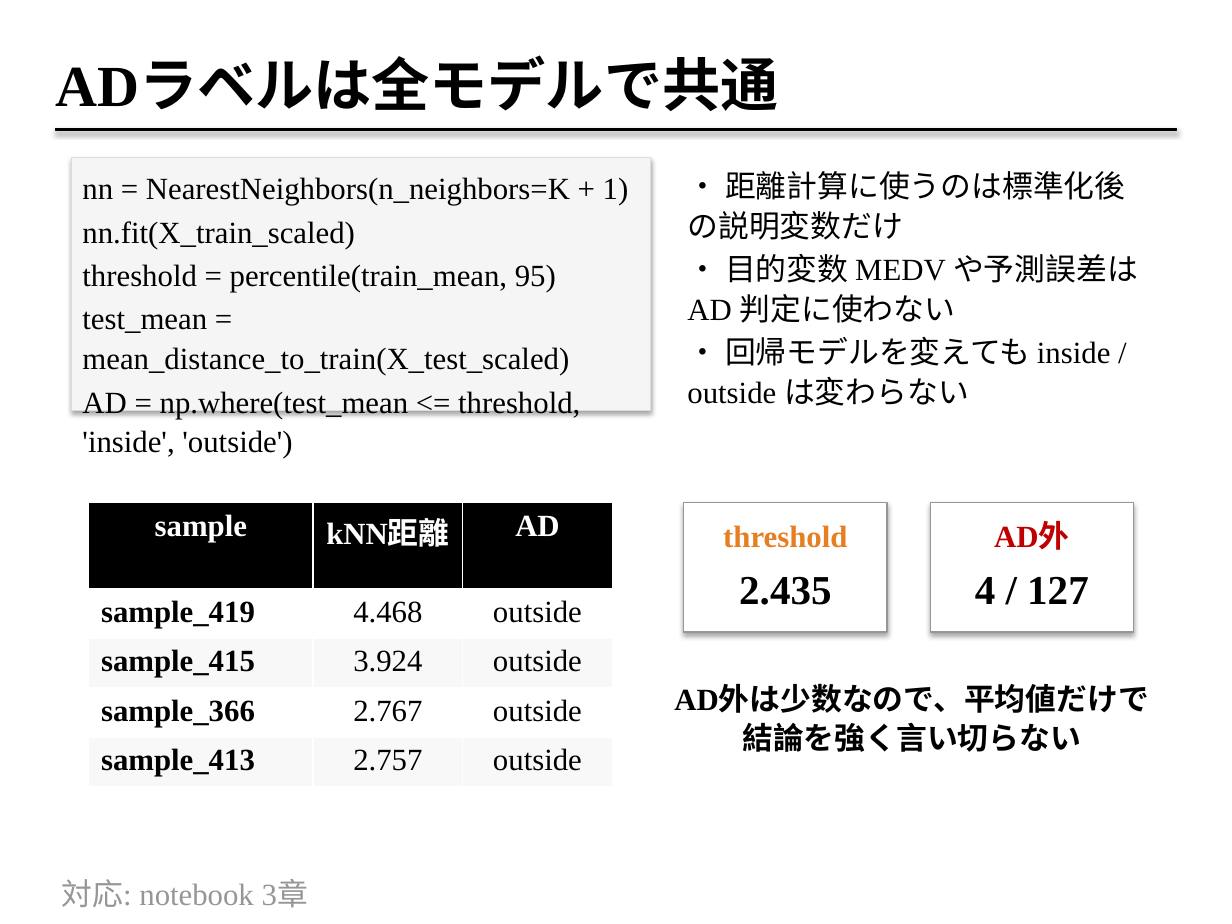
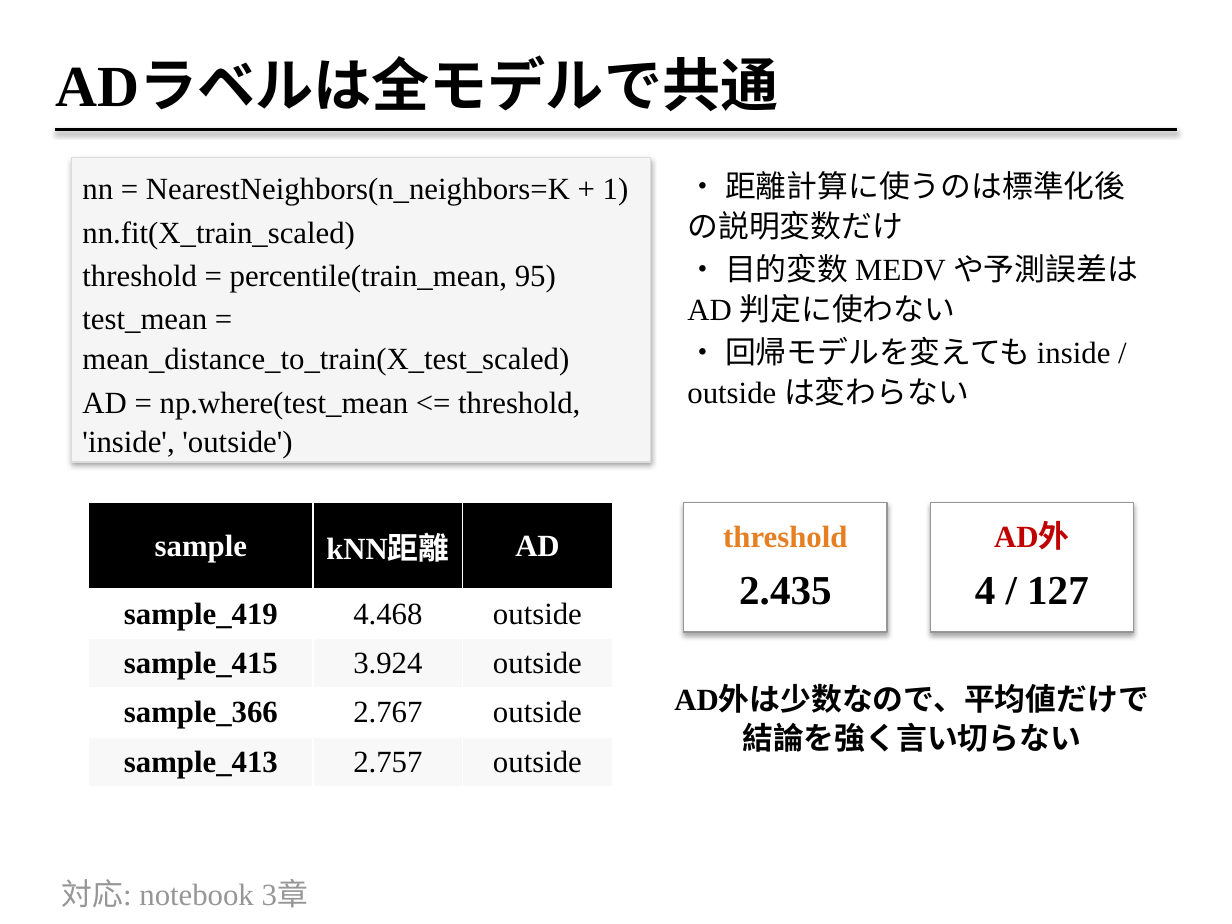
Before and after one commit to fukumoto-riku/python_seminar, a slide deck: slide 4 of lesson_7/applicability-domain_model-comparison_supplement_2026_07_07.pptx. Drawn at 1232x924 pixels with LibreOffice and Linux fonts; fonts in the diff are those of the drawing. Boxes give left, top, right and bottom in pixels: in the first picture for what was removed or moved away, otherwise in the second. Text is boxed around its words. In the diff, an @@ line names an element or a change of style, - is before the commit and + after.

```diff
--- a/lesson_7/applicability-domain_model-comparison_supplement_2026_07_07.pptx
+++ b/lesson_7/applicability-domain_model-comparison_supplement_2026_07_07.pptx
@@ rectangle resized from (x1=71, y1=158, x2=650, y2=410) to (x1=71, y1=158, x2=650, y2=462) @@
@@ table at (x1=89, y1=503, x2=611, y2=782) @@
@@ alignment left to centre @@
```
Also in this commit, not shown: 10 other slides changed, 3 other files.
